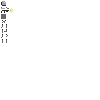
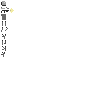
Comparing the layer stacks of the two (100, 100) images. Changes:
added layer "legs_walk3" above "legs_walk2" over [1, 52, 5, 57]
painted on "legs_walk2" over [1, 24, 7, 51]
painted on "legs_walk1" over [2, 20, 6, 45]
painted on "legs_walk0" over [2, 29, 7, 39]
moved "legs_jumping" above "legs_standing", painted on it over [1, 27, 8, 38]
moved "legs_standing" above "torso", painted on it over [2, 21, 7, 43]
painted on "torso" over [1, 16, 6, 20]
